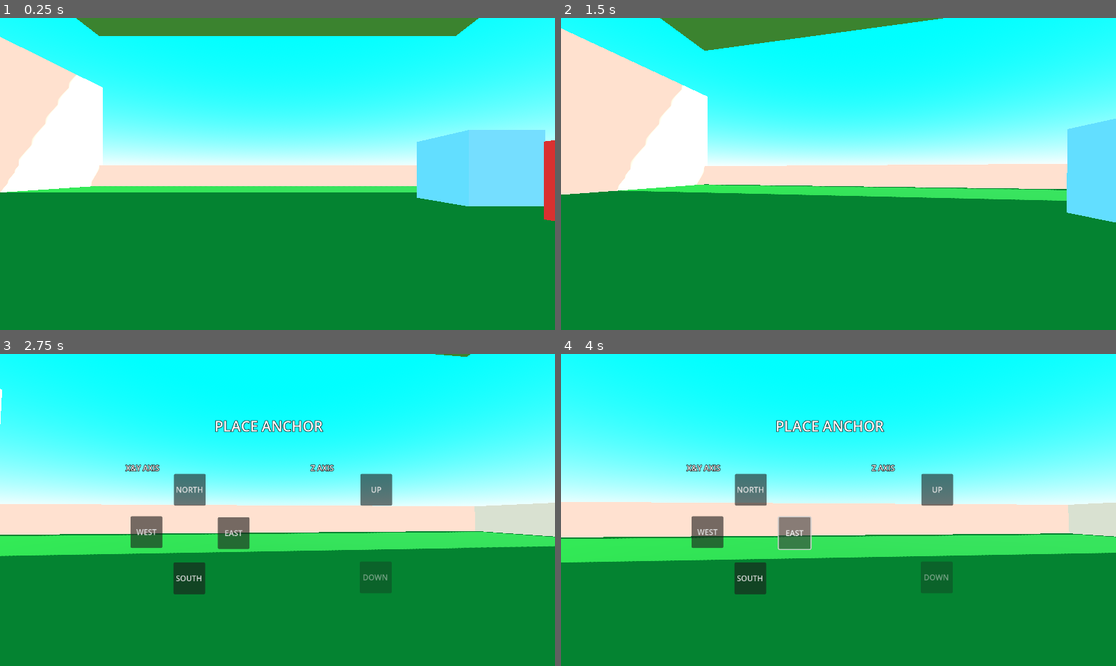
Above: before the commit, frames 1-4 (two rows, left to right).
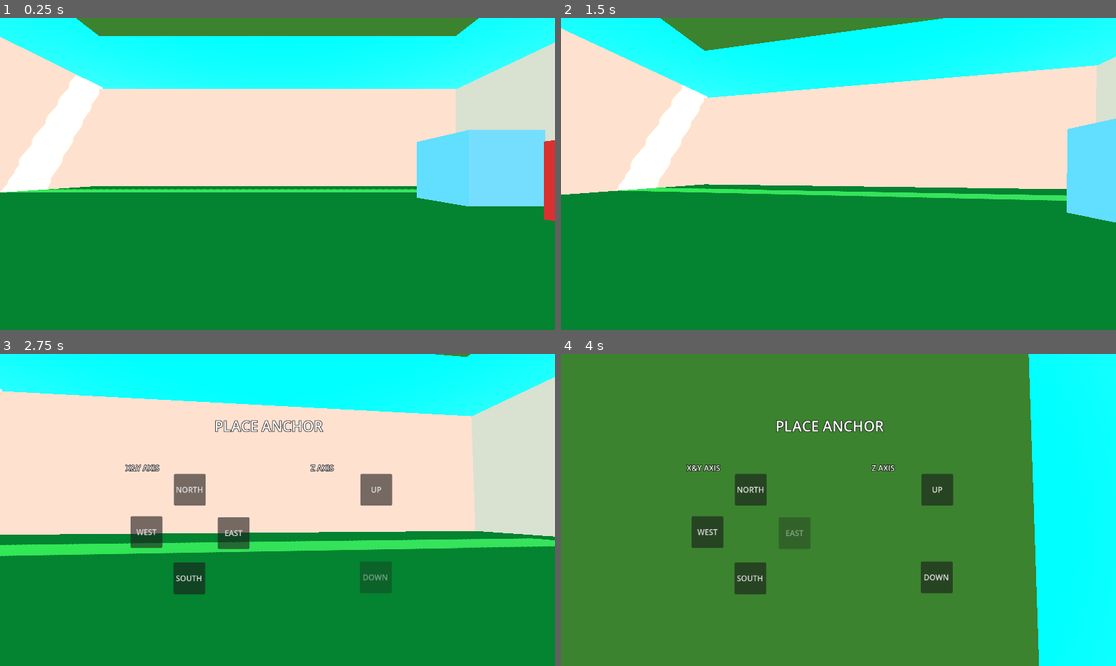
Above: after the commit, the same moments.

Repository: Dav1dFS/Paravision
Game: Godot game, scene res://Scenes/FP_POV.tscn
Same seed, same stepped clock (60 frames per second), same inputs: the game is played once before the commit and once after it.
Inputs (mouse positions are in pixels of both pictures, inside the frame that each line leads up to):
- Up to frame 1 (0.25 s): no input
- Up to frame 2 (1.5 s): tap Enter at 0.5 s; move the mouse to (866, 174) at 0.52 s; hold W (forward) from 0.53 s (still down); tap Space (jump) at 0.6, 0.77, 1.07 s; move the mouse to (810, 174) at 1.27 s; tap C (crouch_stand) at 1.35 s
- Up to frame 3 (2.75 s): keep holding W (forward); tap Space (jump) at 1.52, 1.55, 1.82, 2.3 s; move the mouse to (288, 503) at 2.02 s; tap 4 (gravity_toggle) at 2.1 s
- Up to frame 4 (4 s): release W (forward) at 2.75 s; click "WEST" at 2.75 s; click "EAST" at 3.5 s

The runs differ from the first frame. In frame 1, 21% of the frame differs, in the area x 8-100%, y 7-56%; in frame 2, 21%; in frame 3, 35%; in frame 4, 97%, in the area x 0-100%, y 0-100%.

Commit message:
EVERYTHING WORKS NOW
i just need to work out a little bug in on of the jumps

Diff:
--- a/Scenes/FP_POV.tscn
+++ b/Scenes/FP_POV.tscn
@@ -123,14 +123,62 @@
 "values": [Vector3(0, 0, -1.5707964)]
 }
 
+[sub_resource type="Animation" id="Animation_12erh"]
+resource_name = "south"
+tracks/0/type = "value"
+tracks/0/imported = false
+tracks/0/enabled = true
+tracks/0/path = NodePath(".:rotation")
+tracks/0/interp = 1
+tracks/0/loop_wrap = true
+tracks/0/keys = {
+"times": PackedFloat32Array(0),
+"transitions": PackedFloat32Array(1),
+"update": 0,
+"values": [Vector3(0, 0, 1.5707964)]
+}
+
+[sub_resource type="Animation" id="Animation_t1w1c"]
+resource_name = "east"
+tracks/0/type = "value"
+tracks/0/imported = false
+tracks/0/enabled = true
+tracks/0/path = NodePath(".:rotation")
+tracks/0/interp = 1
+tracks/0/loop_wrap = true
+tracks/0/keys = {
+"times": PackedFloat32Array(0),
+"transitions": PackedFloat32Array(1),
+"update": 0,
+"values": [Vector3(1.5707964, 0, 0)]
+}
+
+[sub_resource type="Animation" id="Animation_lmjvr"]
+resource_name = "west"
+tracks/0/type = "value"
+tracks/0/imported = false
+tracks/0/enabled = true
+tracks/0/path = NodePath(".:rotation")
+tracks/0/interp = 1
+tracks/0/loop_wrap = true
+tracks/0/keys = {
+"times": PackedFloat32Array(0),
+"transitions": PackedFloat32Array(1),
+"update": 0,
+"values": [Vector3(-1.5707964, 0, 0)]
+}
+
 [sub_resource type="AnimationLibrary" id="AnimationLibrary_wxwlu"]
 _data = {
 &"RESET": SubResource("Animation_f5vm2"),
 &"back_to_idle": SubResource("Animation_8le3e"),
+&"east": SubResource("Animation_t1w1c"),
 &"idle": SubResource("Animation_d7n6j"),
 &"inverted": SubResource("Animation_xwkvs"),
 &"inverting": SubResource("Animation_pffcq"),
-&"north": SubResource("Animation_os2uo")
+&"north": SubResource("Animation_os2uo"),
+&"south": SubResource("Animation_12erh"),
+&"west": SubResource("Animation_lmjvr")
 }
 
 [node name="World" type="Node3D"]
@@ -138,15 +186,15 @@
 [node name="Map" type="Node3D" parent="."]
 
 [node name="CSGBox3D2" type="CSGBox3D" parent="Map"]
-transform = Transform3D(1, 0, 0, 0, 1, 0, 0, 0, 1, 0, 0, -29.5653)
-use_collision = true
-size = Vector3(52.4636, 5.83948, 1)
+transform = Transform3D(1, 0, 0, 0, 1, 0, 0, 0, 1, 0, 5.4566793, -29.5653)
+use_collision = true
+size = Vector3(52.4636, 16.752838, 1)
 material = SubResource("StandardMaterial3D_5cjrv")
 
 [node name="CSGBox3D3" type="CSGBox3D" parent="Map"]
-transform = Transform3D(1, 0, 0, 0, 1, 0, 0, 0, 1, 0, 0, 29.3824)
-use_collision = true
-size = Vector3(52.4636, 5.83948, 1)
+transform = Transform3D(1, 0, 0, 0, 1, 0, 0, 0, 1, 0, 5.28714, 29.3824)
+use_collision = true
+size = Vector3(52.4636, 16.41376, 1)
 material = SubResource("StandardMaterial3D_5cjrv")
 
 [node name="CSGBox3D4" type="CSGBox3D" parent="Map"]
@@ -156,9 +204,9 @@
 material = SubResource("StandardMaterial3D_5cjrv")
 
 [node name="CSGBox3D5" type="CSGBox3D" parent="Map"]
-transform = Transform3D(-4.371139e-08, 0, -1, 0, 1, 0, 1, 0, -4.371139e-08, 26, 0, 0.382374)
-use_collision = true
-size = Vector3(60, 5.83948, 1)
+transform = Transform3D(-4.371139e-08, 0, -1, 0, 1, 0, 1, 0, -4.371139e-08, 26, 5.4341736, 0.382374)
+use_collision = true
+size = Vector3(60, 16.707827, 1)
 material = SubResource("StandardMaterial3D_5cjrv")
 
 [node name="CSGBox3D6" type="CSGBox3D" parent="Map"]
@@ -391,7 +439,10 @@
 light_energy = 3.244
 shadow_enabled = true
 
+[connection signal="pressed" from="Gravity_Anchor_UI_Parent/WEST" to="Player" method="_on_west_pressed"]
+[connection signal="pressed" from="Gravity_Anchor_UI_Parent/EAST" to="Player" method="_on_east_pressed"]
 [connection signal="pressed" from="Gravity_Anchor_UI_Parent/NORTH" to="Player" method="_on_north_pressed"]
+[connection signal="pressed" from="Gravity_Anchor_UI_Parent/SOUTH" to="Player" method="_on_south_pressed"]
 [connection signal="pressed" from="Gravity_Anchor_UI_Parent/UP" to="Gravity_Anchor_UI_Parent" method="_on_up_pressed"]
 [connection signal="pressed" from="Gravity_Anchor_UI_Parent/UP" to="Player" method="_on_up_pressed"]
 [connection signal="pressed" from="Gravity_Anchor_UI_Parent/DOWN" to="Gravity_Anchor_UI_Parent" method="_on_down_pressed"]
--- a/Scripts/player.gd
+++ b/Scripts/player.gd
@@ -60,6 +60,8 @@
 @export var s_btn:Button
 
 @export var n_btn:Button
+
+var current_anchor: String
 
 
 func _ready():
@@ -106,16 +108,16 @@
 	capsule_shape.height = lerp(capsule_shape.height, target_height, delta * 6.0)
 
 	if not is_on_floor():
-		#turn this into a seperate funcion
-
-		#velocity.y -= gravity * delta
+
+		#does gravity acording to selected anchor
 		match horizontal_anchor:
 			false:
-				gravity_calc(delta, inverted, true, 0, 0, gravity)
-				gravity_calc(delta, inverted, false, 0, 0, gravity)
+				gravity_calc(delta, inverted, 0, 0, gravity)
 			true:
-				gravity_calc(delta, x_axis, false, gravity, 0, 0)
-
+				gravity_calc(delta, x_axis,gravity, 0, 0)
+				gravity_calc(delta, z_axis, 0, gravity, 0)
+
+	#does jumping acording to selected anchor
 	if Input.is_action_just_pressed("jump") and is_on_floor() and not is_crouching:
 		match horizontal_anchor:
 			false:
@@ -124,11 +126,12 @@
 				jump_calc (x_axis, velocity.y, JUMP_VELOCITY, velocity.z)
 				jump_calc (z_axis, velocity.y, velocity.x, JUMP_VELOCITY)
 
-		#velocity.y = JUMP_VELOCITY
-
+	#input
 	var input_dir := Input.get_vector("left", "right", "forward", "back")
 	var direction = (head.transform.basis * Vector3(input_dir.x, 0, input_dir.y)).normalized()
 
+
+	#does horizontal movement acording to selected anchor
 	if is_on_floor():
 		if direction:
 			match horizontal_anchor:
@@ -136,7 +139,13 @@
 					vertical_grav_floor_movement(false, direction, 1)
 					vertical_grav_floor_movement(true, direction, -1)
 				true:
-					hori_grav_floor_movement(x_axis, false, 0, direction.x, -1, direction.x, 1, direction.z)
+					hori_grav_floor_movement_X(x_axis, false, -1, direction.x, 1, direction.z, "north")
+					hori_grav_floor_movement_X(x_axis, true, 1, direction.x, 1, direction.z, "south")
+
+
+					hori_grav_floor_movement_Z(z_axis, false, 1, direction.x, -1, direction.z, "east")
+					hori_grav_floor_movement_Z(z_axis, true, 1, direction.x, 1, direction.z, "west")
+
 
 		else:
 			if horizontal_anchor == false:
@@ -144,17 +153,25 @@
 				velocity.z = lerp(velocity.z, direction.z * speed, delta * 7.0)
 
 			elif horizontal_anchor == true:
-				lerp_after_mov_X(direction, delta, x_axis, 7.0)
-			#velocity.x = lerp(velocity.x, direction.x * speed, delta * 7.0)
-			#velocity.z = lerp(velocity.z, direction.z * speed, delta * 7.0)
+				lerp_after_mov_X(direction, delta, x_axis, 7.0, "north")
+				lerp_after_mov_X(direction, delta, x_axis, 7.0, "south")
+
+				lerp_after_mov_Z(direction, delta, z_axis, 7.0, "east")
+				lerp_after_mov_Z(direction, delta, z_axis, 7.0, "west")
+
 	else:
 
-		#note: if the player starts floating endlessly in one axis mid air
-		#then check these two lines below, it might be cause they aint doin
-		#their thing on the right axis, if nothing breaks, then nice ig haahahah
-
-		velocity.x = lerp(velocity.x, direction.x * speed, delta * 3.0)
-		velocity.z = lerp(velocity.z, direction.z * speed, delta * 3.0)
+		if horizontal_anchor == false:
+			velocity.x = lerp(velocity.x, direction.x * speed, delta * 3.0)
+			velocity.z = lerp(velocity.z, direction.z * speed, delta * 3.0)
+
+		elif horizontal_anchor == true:
+			lerp_after_mov_X(direction, delta, x_axis, 3.0, "north")
+			lerp_after_mov_X(direction, delta, x_axis, 3.0, "south")
+
+			lerp_after_mov_Z(direction, delta, z_axis, 3.0, "east")
+			lerp_after_mov_Z(direction, delta, z_axis, 3.0, "west")
+
 
 	T_BOB += delta * velocity.length() * float(is_on_floor())
 	camera.transform.origin = _headbob(T_BOB)
@@ -218,6 +235,9 @@
 
 
 func _on_down_pressed() -> void:
+
+	current_anchor = "down"
+
 	#velocity = Vector3.ZERO
 	player_anim_player.play("idle")
 	inverted = false
@@ -228,8 +248,16 @@
 	up_direction = Vector3.UP
 	JUMP_VELOCITY = 4.5
 	horizontal_anchor = false
+	s_btn.disabled = false
+	w_btn.disabled = false
+	e_btn.disabled = false
+
+	UI_Parent_Node.visible = false
 
 func _on_up_pressed() -> void:
+
+	current_anchor = "up"
+
 	#velocity = Vector3.ZERO
 	player_anim_player.play("inverted")
 	inverted = true
@@ -240,13 +268,21 @@
 	up_direction = Vector3.DOWN
 	JUMP_VELOCITY = -4.5
 	horizontal_anchor = false
+	s_btn.disabled = false
+	w_btn.disabled = false
+	e_btn.disabled = false
+
+	UI_Parent_Node.visible = false
 
 
 func _on_north_pressed() -> void:
+
+	current_anchor = "north"
+
 	#velocity.y = 0
 	horizontal_anchor = true
 	player_anim_player.play("north")
-	inverted = false
+	inverted = true
 	gravity = 9.8
 	JUMP_VELOCITY = 4.5
 	up_direction = Vector3.RIGHT
@@ -254,7 +290,65 @@
 	n_btn.disabled = true
 	up_btn.disabled = false
 	down_btn.disabled = false
-
+	s_btn.disabled = false
+	e_btn.disabled = false
+
+	UI_Parent_Node.visible = false
+
+func _on_south_pressed() -> void:
+
+	current_anchor = "south"
+
+	horizontal_anchor = true
+	player_anim_player.play("south")
+	gravity = -9.8
+	JUMP_VELOCITY = -4.5
+	up_direction = Vector3.LEFT
+	x_axis = true
+	n_btn.disabled = false
+	s_btn.disabled = true
+	up_btn.disabled = false
+	down_btn.disabled = false
+	w_btn.disabled = false
+	e_btn.disabled = false
+
+	UI_Parent_Node.visible = false
+
+
+func _on_east_pressed() -> void:
+
+	current_anchor = "east"
+
+	horizontal_anchor = true
+	player_anim_player.play("east")
+	gravity = 9.8
+	JUMP_VELOCITY = 4.5
+	up_direction = Vector3.BACK
+	z_axis = false
+	n_btn.disabled = false
+	s_btn.disabled = false
+	up_btn.disabled = false
+	down_btn.disabled = false
+	e_btn.disabled = true
+	w_btn.disabled = false
+
+	UI_Parent_Node.visible = false
+
+
+func _on_west_pressed() -> void:
+	current_anchor = "west"
+	horizontal_anchor = true
+	player_anim_player.play("west")
+	gravity = -9.8
+	JUMP_VELOCITY = -4.5
+	up_direction = Vector3.FORWARD
+	z_axis = true
+	n_btn.disabled = false
+	s_btn.disabled = false
+	up_btn.disabled = false
+	down_btn.disabled = false
+	e_btn.disabled = false
+	w_btn.disabled = true
 
 
 func gravity_toggle_func() -> void:
@@ -274,17 +368,19 @@
 			velocity.x = direction.x * speed
 			velocity.z = z_float * direction.z * speed
 
-func hori_grav_floor_movement(axis_bool: bool, axis_bool_state: bool, x_float: float, direction_1, y_float:float ,  direction_2, z_float:float ,  direction_3):
-		if axis_bool == axis_bool_state:
+func hori_grav_floor_movement_X(axis_bool: bool, axis_bool_state: bool, y_float:float ,  direction_2, z_float:float ,  direction_3, current_anchor_value: String):
+		if axis_bool == axis_bool_state && current_anchor == current_anchor_value:
+			velocity.y = y_float * direction_2 * speed
+			velocity.z = z_float * direction_3 * speed
+
+func hori_grav_floor_movement_Z(axis_bool: bool, axis_bool_state: bool, x_float: float, direction_1, y_float:float ,  direction_2, current_anchor_value: String):
+		if axis_bool == axis_bool_state && current_anchor == current_anchor_value:
 			velocity.x = x_float * direction_1 * speed
 			velocity.y = y_float * direction_2 * speed
-			velocity.z = z_float * direction_3 * speed
-
-func gravity_calc(delta, anchor_bool: bool, anchor_bool_state: bool, grav_float: float, grav_float_2: float, grav_float_3: float):
-	#for n in 1:
-		#velocity -= velocity
-
-	if anchor_bool == anchor_bool_state:
+
+func gravity_calc(delta, anchor_bool: bool, grav_float: float, grav_float_2: float, grav_float_3: float):
+
+	if anchor_bool == true || anchor_bool == false:
 		#horizontal axis
 		velocity.x -= grav_float * delta
 		velocity.z -= grav_float_2 * delta
@@ -302,8 +398,15 @@
 		velocity.x = value_2
 		velocity.z = value_3
 
-func lerp_after_mov_X (direction, delta, anchor_bool :bool, final_value: float):
-
-	if anchor_bool == true || anchor_bool == false:
+func lerp_after_mov_X (direction, delta, anchor_bool :bool, final_value: float, current_anchor_value: String):
+
+	if anchor_bool == true || anchor_bool == false && current_anchor == current_anchor_value:
 		velocity.y = lerp(velocity.y, direction.y * speed, delta * final_value)
 		velocity.z = lerp(velocity.z, direction.z * speed, delta * final_value)
+
+
+func lerp_after_mov_Z (direction, delta, anchor_bool :bool, final_value: float, current_anchor_value: String):
+
+	if anchor_bool == true || anchor_bool == false && current_anchor == current_anchor_value:
+		velocity.x = lerp(velocity.x, direction.x * speed, delta * final_value)
+		velocity.y = lerp(velocity.y, direction.y * speed, delta * final_value)
Not shown: 1 places in Scenes/FP_POV.tscn that only renumber resources
